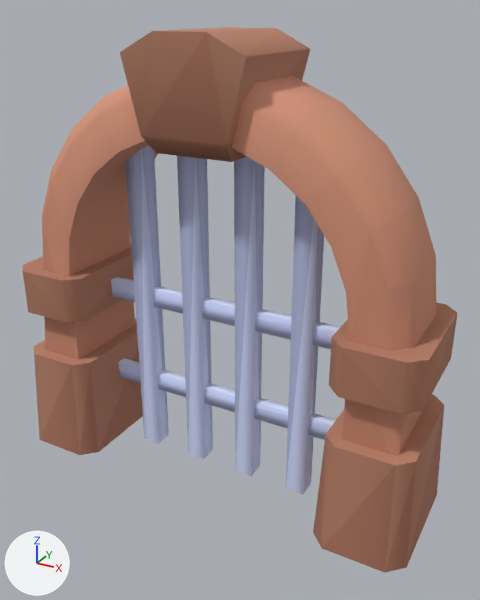
An edit to the glTF model public/assets/styles/stylized/props/kenney_cave_gate_metal_bars.glb, drawn before and after from the same camera.
Rendered twice from a camera (50 mm lens) standing at (3.06, -5.19, 4.56) and looking at (0.21, 0.0, 1.97). Lighting does not change. The marker at lower left points along +X, +Y and +Z. The picture after the commit comes second. Where no turn or scale is listed for an object, it has been applied to the vertices. Vertices at exactly the same position are counted once.

Names of what the first picture shows: 'metal', 'wood'.
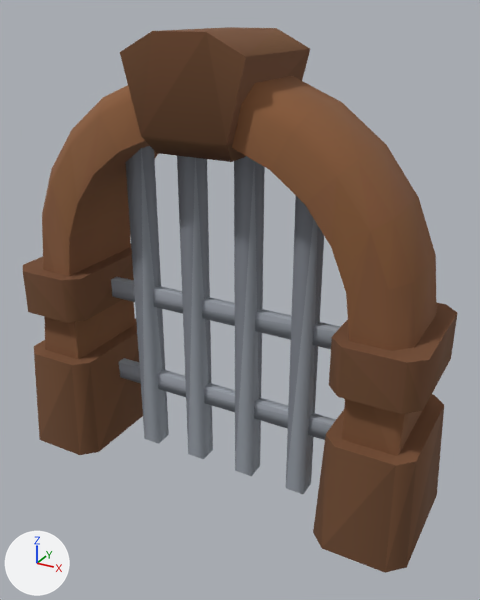
Pixel boxes (x1, y1, x2, y2) of what changed, in the pictures (480 x 600 px):
part 1 of me_mesh_1, recoloured (blue to grey)
    both: (111, 146, 337, 480)
part 2 of me_mesh_1, recoloured (blue to grey)
    both: (111, 148, 340, 494)
part 3 of me_mesh_3, recoloured (darker)
    both: (23, 27, 457, 573)
part 4 of me_mesh_3, recoloured (beige to brown)
    both: (42, 76, 437, 456)

What changed in the scene script:
```text
Change me_mesh_1:
    where me_mesh_1.from_pydata(...)  # 48 vertices, 44 faces; spans x -1.5..1.4, y -0.1..0.1, z 0.0..3.4
    used by ob_metal; location = (0.0, 0.0, 0.0)
    me_mesh_1 part 1: 24 faces centred in x -1.0..1.0, y -0.1..0.1, z 0.77..2.27 are repainted in the vertex colours; the middle colour goes from blue #b7c0e5 to grey #848992
    me_mesh_1 part 2: 20 faces centred in x -1.0..1.0, y -0.1..0.1, z 0.9..1.9 are repainted in the vertex colours; the middle colour goes from blue #d2dcff to grey #979ea7
Change me_mesh_3:
    where me_mesh_3.from_pydata(...)  # 162 vertices, 296 faces; spans x -2.2..2.2, y -0.7..0.7, z 0.0..4.4
    used by ob_wood; location = (0.0, 0.0, 0.0)
    me_mesh_3 part 3: 152 faces centred in x -2.19..2.19, y -0.68..0.68, z 0.0..4.4 are repainted in the vertex colours; the middle colour goes from brown #b07962 to brown #714b32
    me_mesh_3 part 4: 144 faces centred in x -1.98..1.98, y -0.5..0.5, z 1.88..4.08 are repainted in the vertex colours; the middle colour goes from beige #d49378 to brown #885c3b
```
